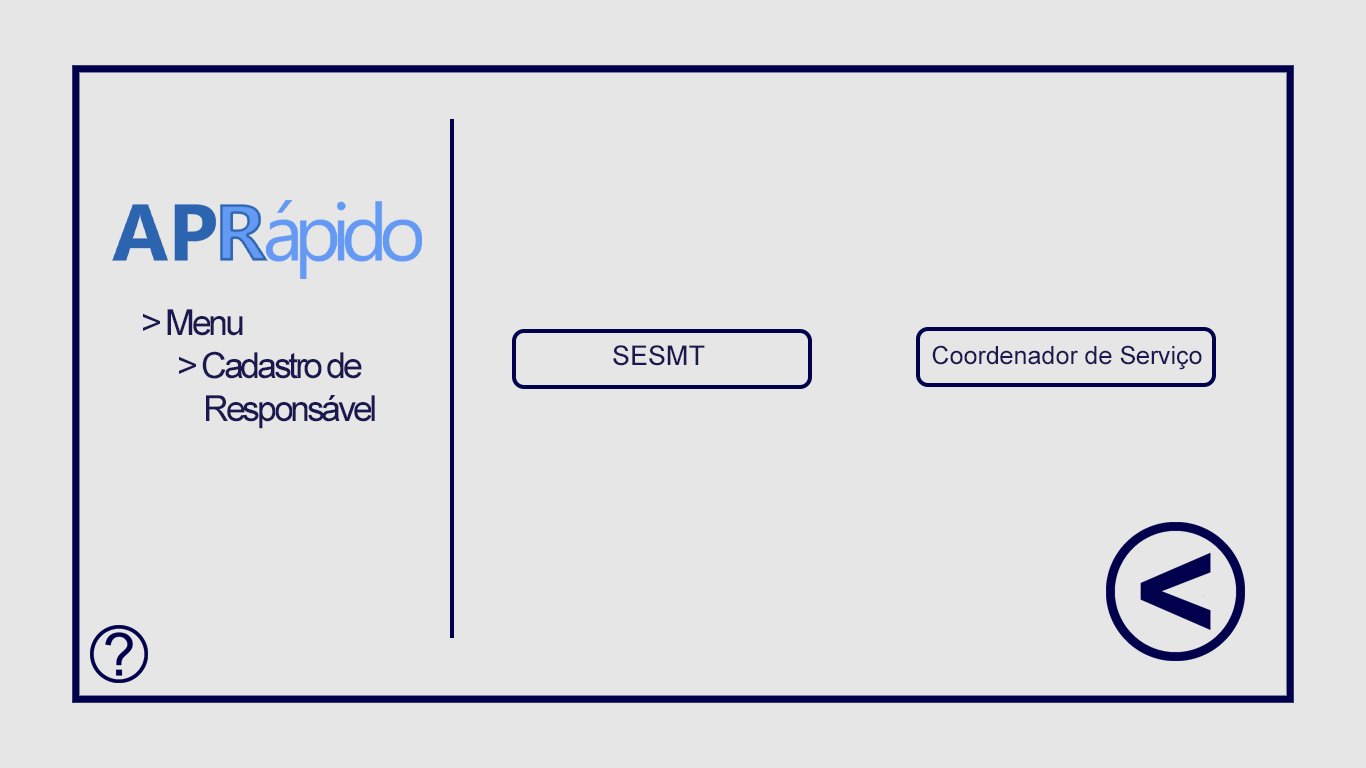
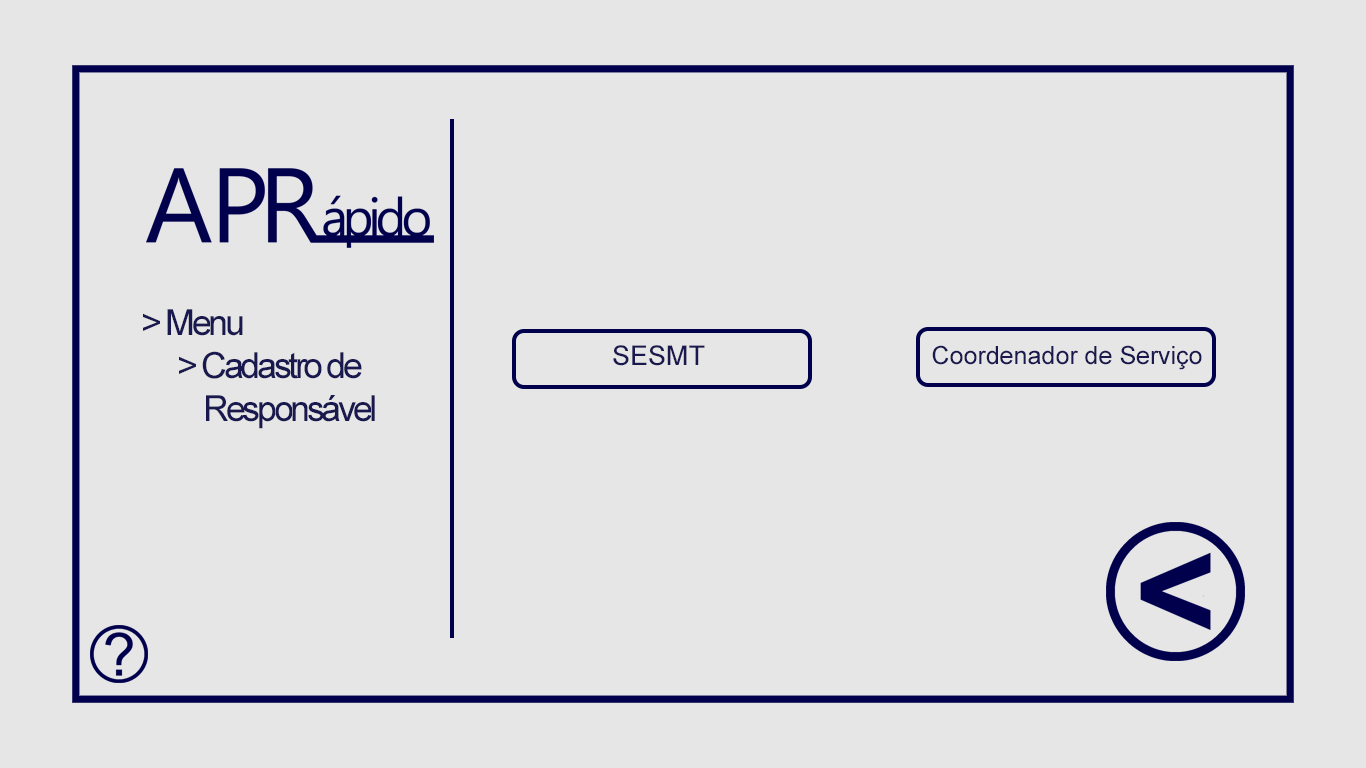
Two versions of the same layered image (1366 x 768). Layer-by-layer changes:
renamed "Logo" to "Camada 1", moved it above "Botão Info", painted on it over (112, 168, 434, 279)
